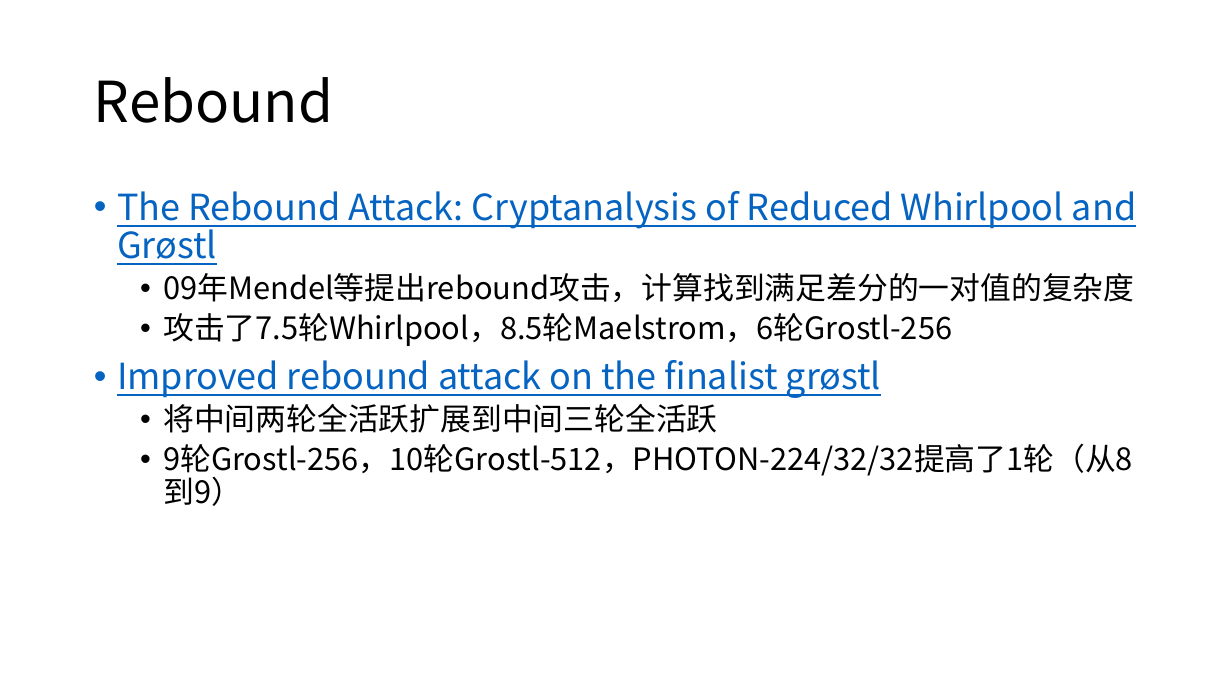
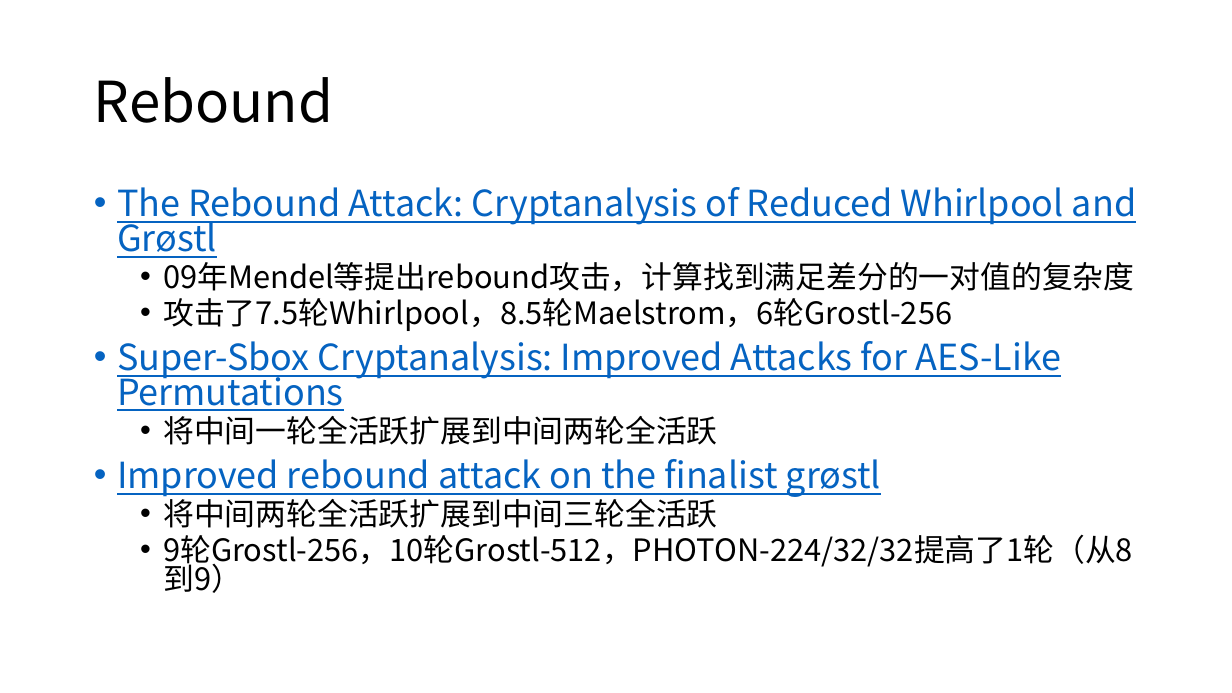
Before and after one commit to dtykira/LWC_finalists, a slide deck: slide 44 of round3.pptx. Drawn at 1232x693 pixels with LibreOffice and Linux fonts; fonts in the diff are those of the drawing. Boxes give left, top, right and bottom in pixels: in the first picture for what was removed or moved away, otherwise in the second. Text is boxed around its words. In the diff, an @@ line names an element or a change of style, - is before the commit and + after.

```diff
--- a/round3.pptx
+++ b/round3.pptx
@@ text at bbox=[117, 187, 1136, 570]: line spacing 0.9 to 0.8 @@
@@ text at bbox=[117, 341, 1062, 445]: paragraphs added @@
+• Super-Sbox Cryptanalysis: Improved Attacks for AES-Like Permutations
+  • 将中间一轮全活跃扩展到中间两轮全活跃
```
Also in this commit, not shown: 1 other file.
